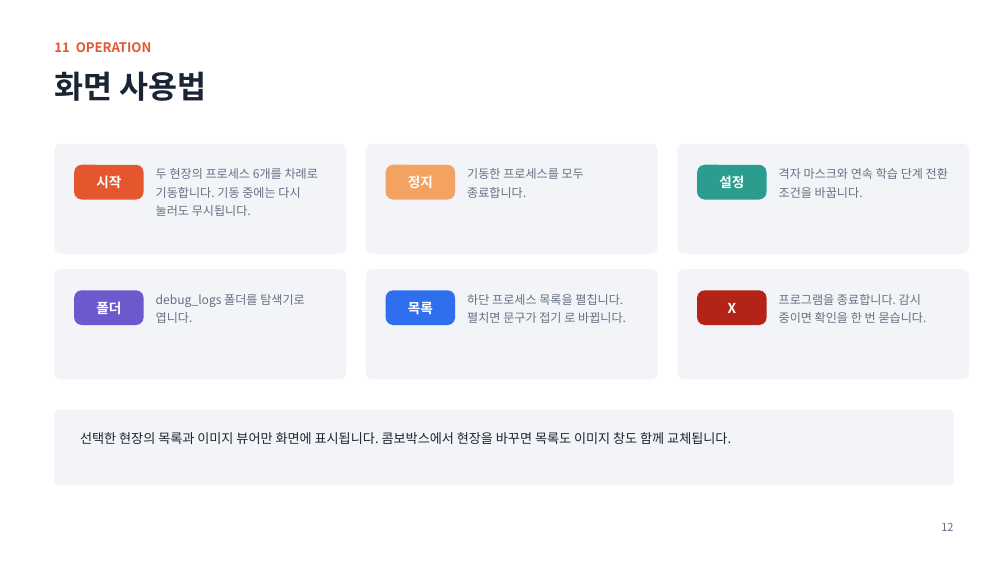
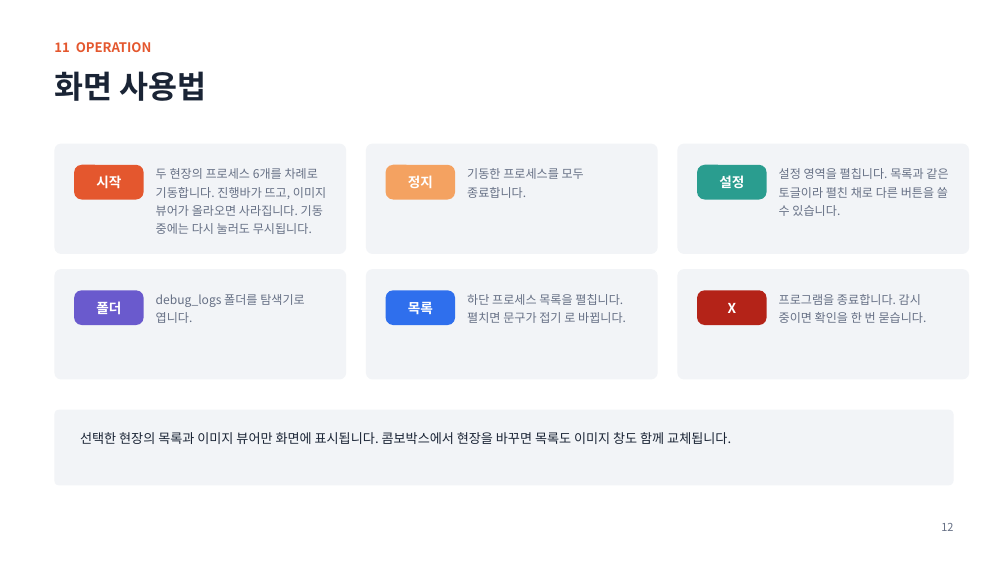
Before and after one commit to oskwon65/MultiModal_FireCam, a slide deck: slide 12 of 멀티모달_화재감지_모니터링_설치매뉴얼.pptx. Drawn at 1008x567 pixels with LibreOffice and Linux fonts; fonts in the diff are those of the drawing. Boxes give left, top, right and bottom in pixels: in the first picture for what was removed or moved away, otherwise in the second. Text is boxed around its words. In the diff, an @@ line names an element or a change of style, - is before the commit and + after.

```diff
--- a/멀티모달_화재감지_모니터링_설치매뉴얼.pptx
+++ b/멀티모달_화재감지_모니터링_설치매뉴얼.pptx
@@ text at <box>156,168,326,234</box>: text changed @@
-두 현장의 프로세스 6개를 차례로 기동합니다. 기동 중에는 다시 눌러도 무시됩니다.
+두 현장의 프로세스 6개를 차례로 기동합니다. 진행바가 뜨고, 이미지 뷰어가 올라오면 사라집니다. 기동 중에는 다시 눌러도 무시됩니다.
@@ text at <box>779,168,948,216</box>: text changed @@
-격자 마스크와 연속 학습 단계 전환 조건을 바꿉니다.
+설정 영역을 펼칩니다. 목록과 같은 토글이라 펼친 채로 다른 버튼을 쓸 수 있습니다.
```
Also in this commit, not shown: 1 other slide changed, 1 other file.
